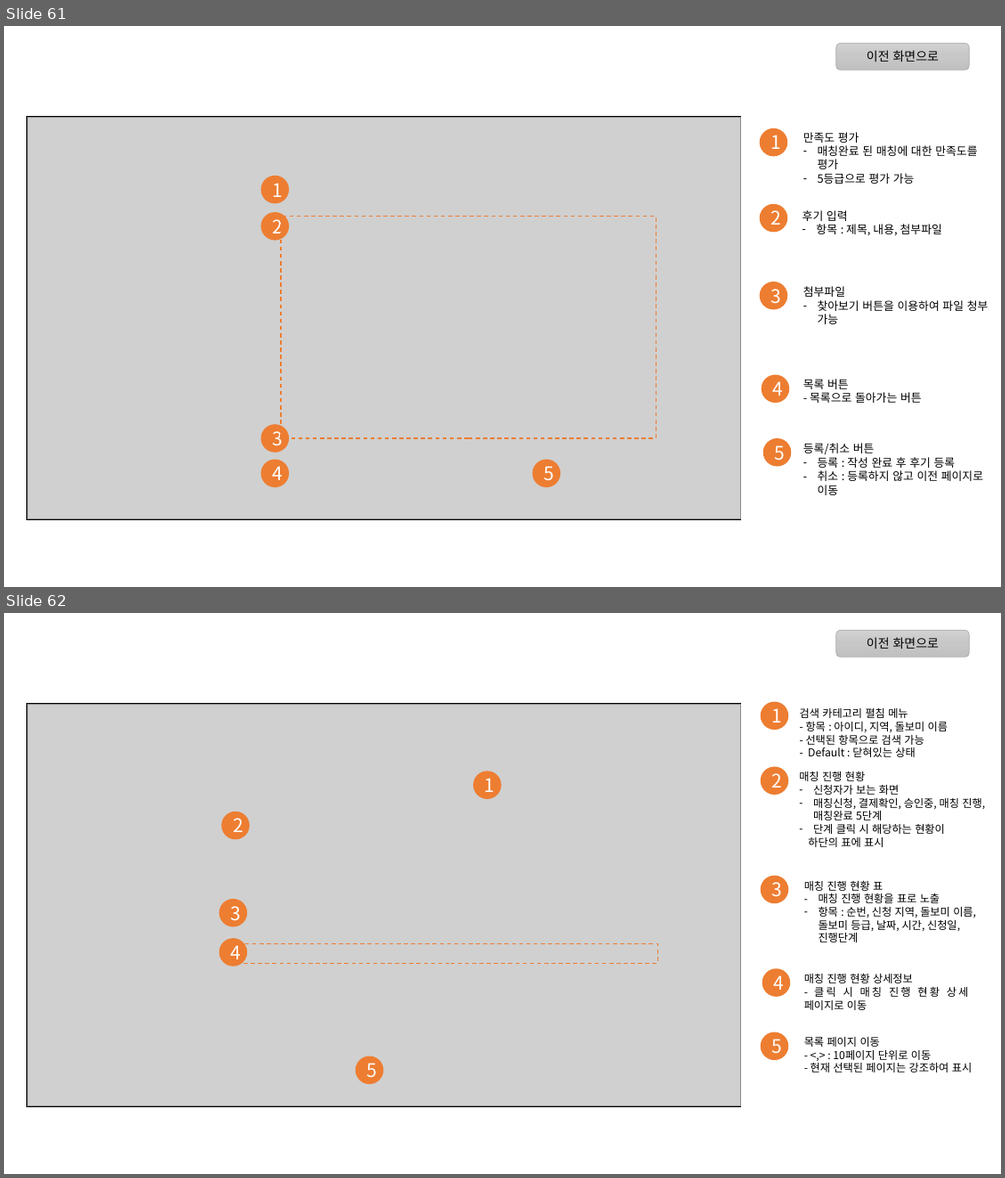
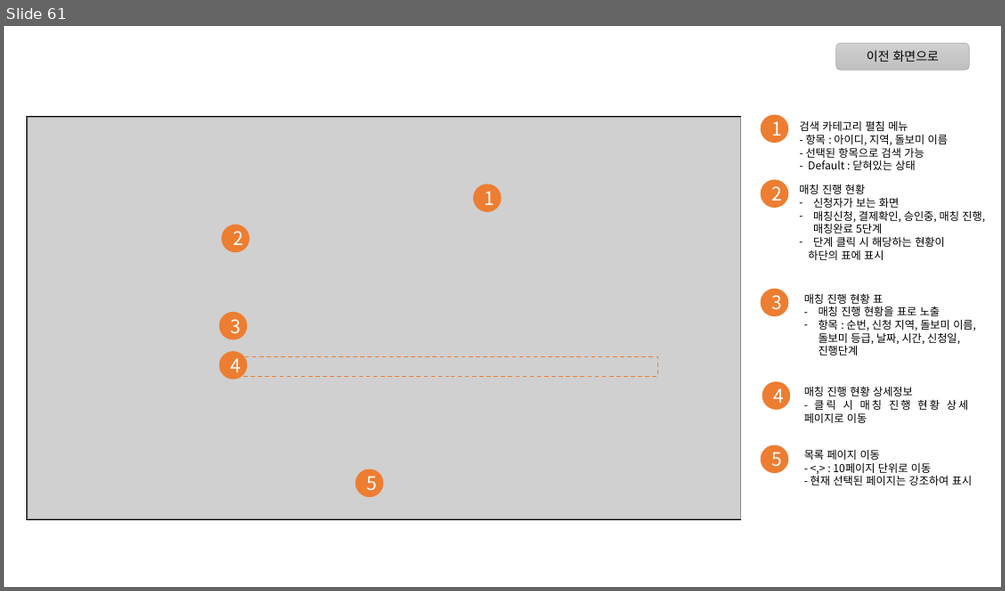
Before and after one commit to shinpanda/2017-07-03-1-bepum, a slide deck: 이정진-육아품앗이 ver1.0.pptx. Shown one above the other, each under a label of ours: slides 61 and 62 before the commit, slide 61 after it. The pictures are 1005x1178 and 1005x591 pixels, drawn with LibreOffice and Linux fonts; fonts in the diff are those of the drawing; grey boxes stand for pictures. Boxes give left, top, right and bottom in pixels: in the first picture for what was removed or moved away, otherwise in the second. Text is boxed around its words. In the diff, an @@ line names an element or a change of style, - is before the commit and + after.

```diff
--- a/이정진-육아품앗이 ver1.0.pptx
+++ b/이정진-육아품앗이 ver1.0.pptx
@@ slide 61 removed at (4, 26, 1001, 587), background #FFFFFF @@
@@ rounded rectangle removed at (836, 43, 970, 70) @@
-이전 화면으로
@@ rectangle removed at (26, 117, 740, 520) @@
@@ picture removed at (27, 118, 741, 520) @@
@@ ellipse removed at (760, 128, 788, 157) @@
-1
@@ text removed at (803, 132, 977, 184) @@
-만족도 평가
-– 매칭완료 된 매칭에 대한 만족도를 평가
-– 5등급으로 평가 가능
@@ ellipse removed at (261, 176, 290, 204) @@
-1
@@ ellipse removed at (261, 212, 290, 240) @@
-2
@@ ellipse removed at (760, 204, 788, 232) @@
-2
@@ text removed at (802, 210, 942, 235) @@
-후기 입력
-– 항목 : 제목, 내용, 첨부파일
@@ rectangle removed at (281, 216, 656, 438) @@
@@ ellipse removed at (760, 281, 788, 310) @@
-3
@@ text removed at (803, 286, 988, 324) @@
-첨부파일
-– 찾아보기 버튼을 이용하여 파일 청부 가능
@@ ellipse removed at (761, 375, 790, 402) @@
-4
@@ text removed at (803, 378, 922, 402) @@
-목록 버튼
-- 목록으로 돌아가는 버튼
@@ ellipse removed at (261, 424, 290, 452) @@
-3
@@ ellipse removed at (763, 438, 792, 467) @@
-5
@@ text removed at (803, 443, 983, 495) @@
-등록/취소 버튼
-– 등록 : 작성 완료 후 후기 등록
-– 취소 : 등록하지 않고 이전 페이지로 이동
@@ ellipse removed at (261, 459, 290, 487) @@
-4
@@ ellipse removed at (533, 459, 561, 487) @@
-5
@@ what was slide 62 is now slide 61 @@
```
Also in this commit, not shown: 3 slides changed, 8 other files.
